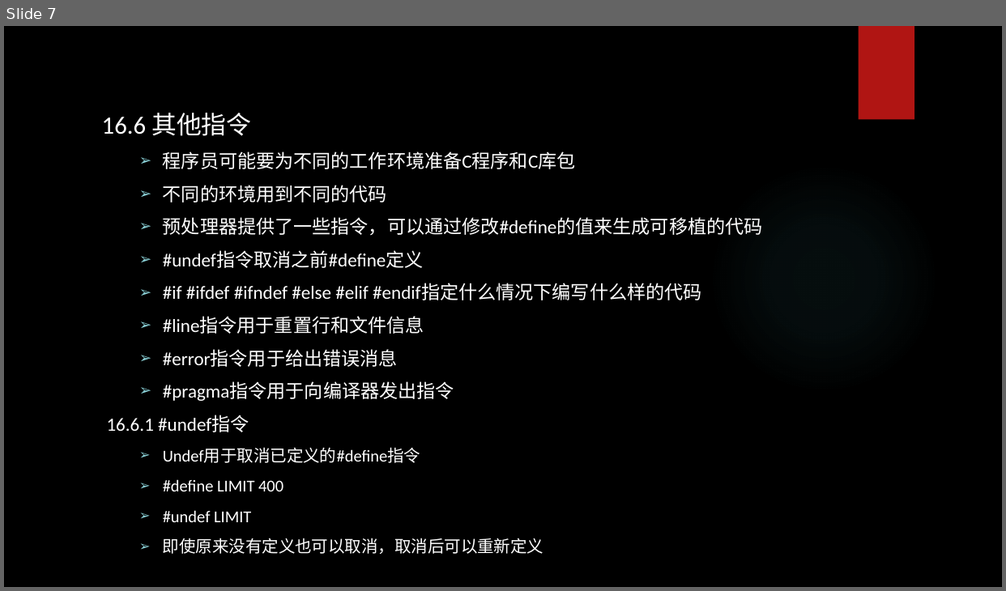
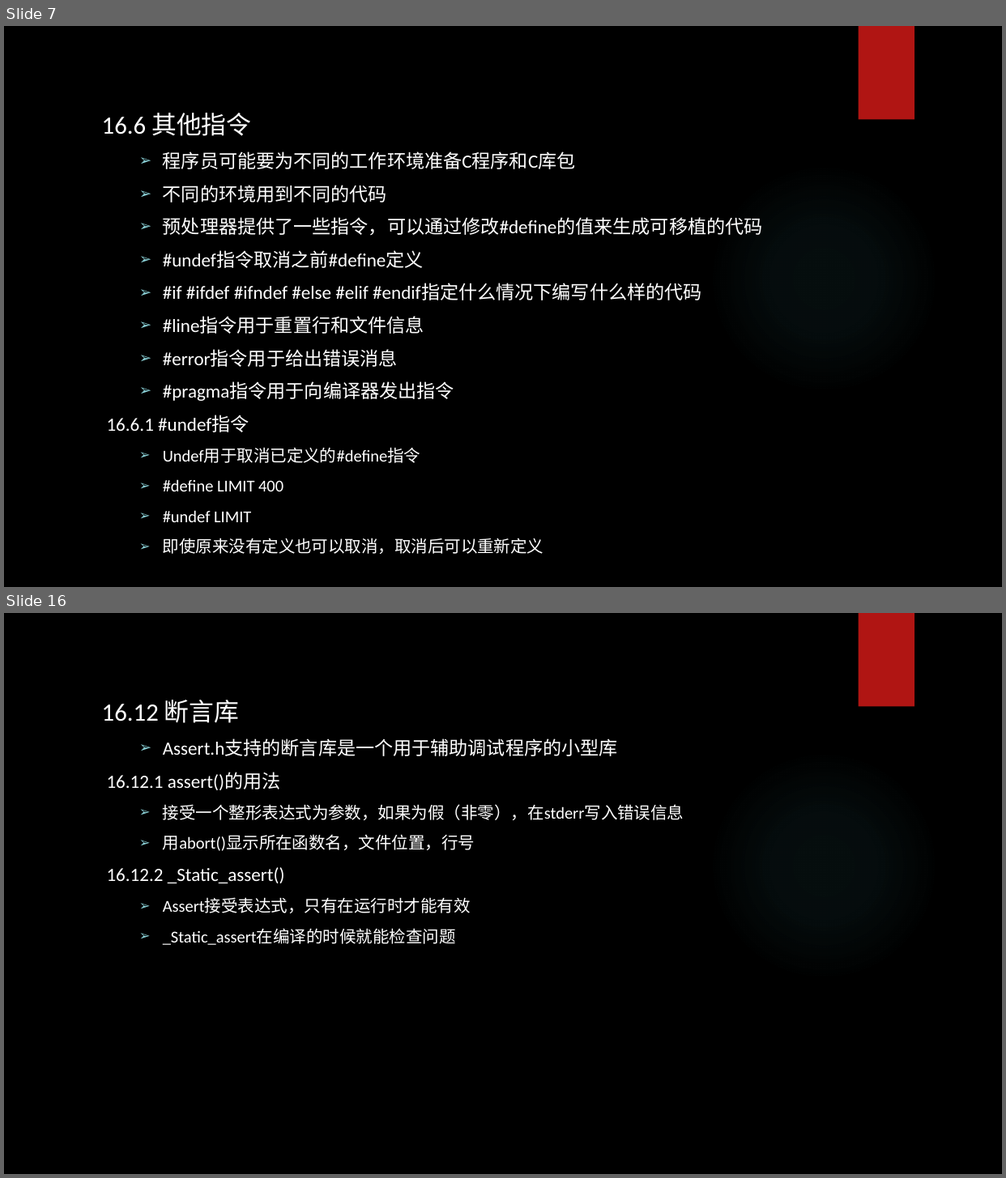
Before and after one commit to tsyin/c_ppt-code, a slide deck: PPT/16 C预处理器和C库.pptx. Shown one above the other, each under a label of ours: slide 7 before the commit, slides 7 and 16 after it; the slides between them are not shown. The pictures are 1006x591 and 1006x1178 pixels, drawn with LibreOffice and Linux fonts; fonts in the diff are those of the drawing; background and template pictures are left out. Boxes give left, top, right and bottom in pixels: in the first picture for what was removed or moved away, otherwise in the second. Text is boxed around its words. In the diff, an @@ line names an element or a change of style, - is before the commit and + after.

```diff
--- a/PPT/16 C预处理器和C库.pptx
+++ b/PPT/16 C预处理器和C库.pptx
@@ slide 16 added at box(4, 613, 1002, 1174), background picture (left out); not listed: 2 template elements that a slide beside it also shows @@
@@ text added at box(102, 700, 684, 945), 16 pt, text #FFFFFF @@
+16.12 断言库
+  ➢ Assert.h支持的断言库是一个用于辅助调试程序的小型库
+16.12.1 assert()的用法
+  ➢ 接受一个整形表达式为参数，如果为假（非零），在stderr写入错误信息
+  ➢ 用abort()显示所在函数名，文件位置，行号
+16.12.2 _Static_assert()
+  ➢ Assert接受表达式，只有在运行时才能有效
+  ➢ _Static_assert在编译的时候就能检查问题
```
Also in this commit, not shown: 1 slide changed, 9 other slides added, 2 other files.
